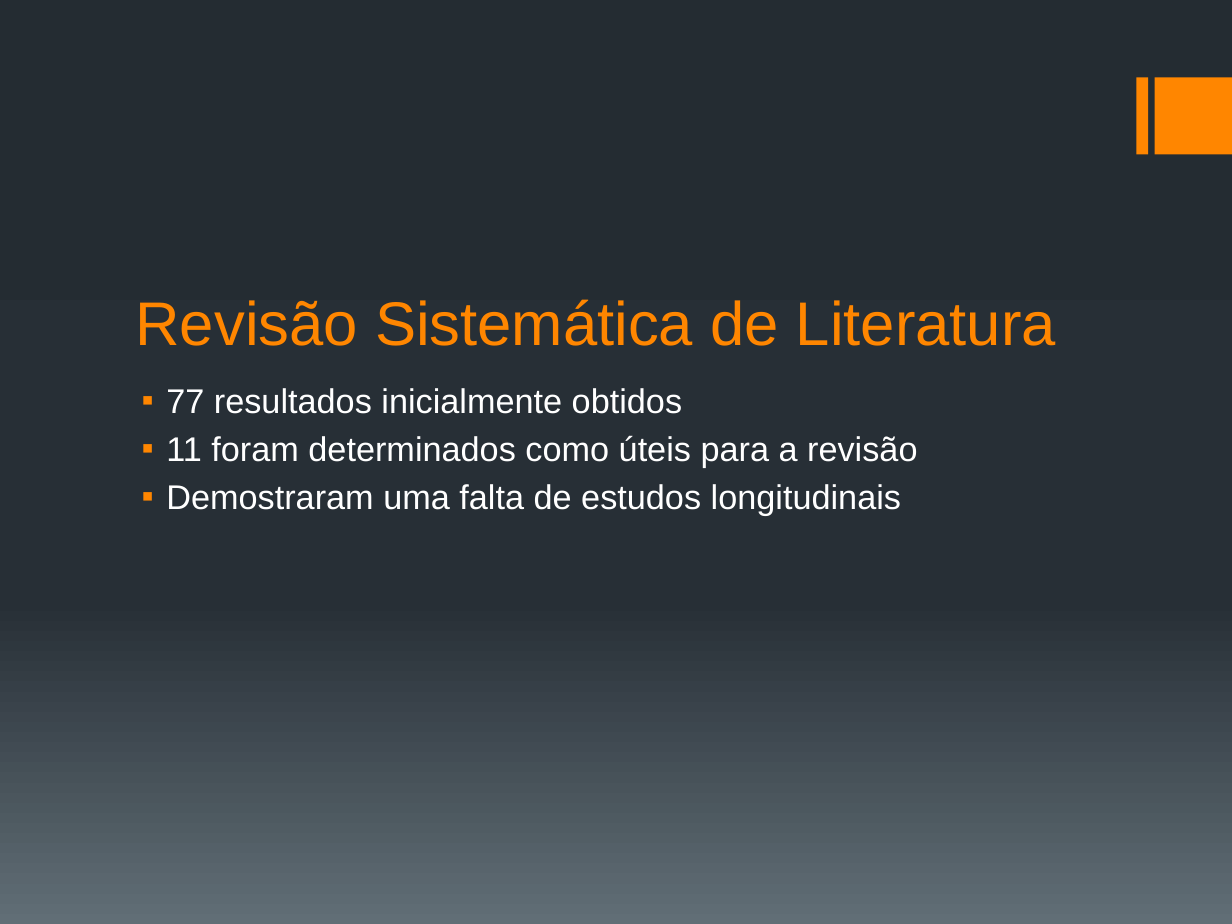
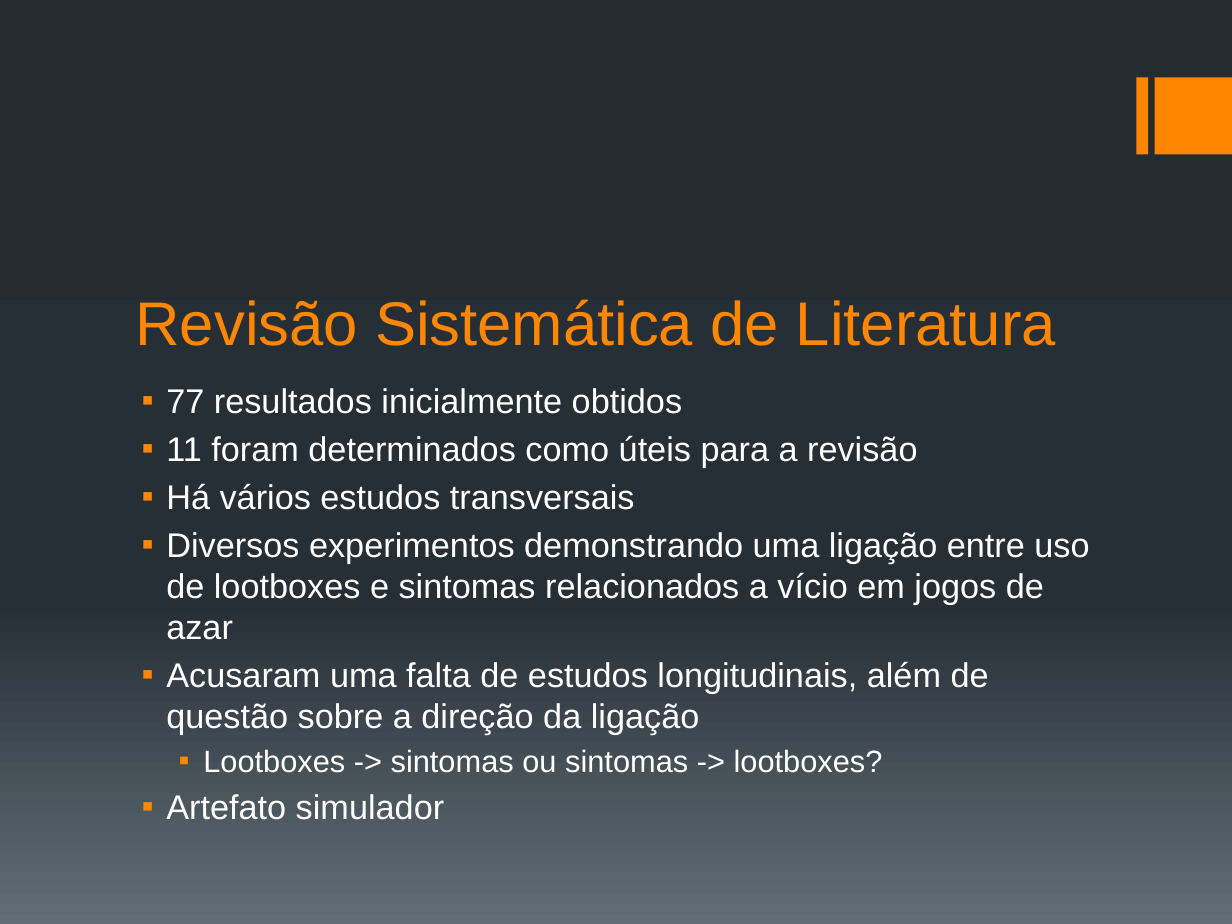
Before and after one commit to BurningBagel/TCCSimulator, a slide deck: slide 6 of ApresentaçãoTCC.pptx. Drawn at 1232x924 pixels with LibreOffice and Linux fonts; fonts in the diff are those of the drawing. Boxes give left, top, right and bottom in pixels: in the first picture for what was removed or moved away, otherwise in the second. Text is boxed around its words. In the diff, an @@ line names an element or a change of style, - is before the commit and + after.

```diff
--- a/ApresentaçãoTCC.pptx
+++ b/ApresentaçãoTCC.pptx
@@ text at <box>166,483,1089,820</box>: text changed @@
-▪ Demostraram uma falta de estudos longitudinais
+▪ Há vários estudos transversais
+▪ Diversos experimentos demonstrando uma ligação entre uso de lootboxes e sintomas relacionados a vício em jogos de azar
+▪ Acusaram uma falta de estudos longitudinais, além de questão sobre a direção da ligação
+  ▪ Lootboxes -> sintomas ou sintomas -> lootboxes?
+▪ Artefato simulador
```
Also in this commit, not shown: 23 slides added, 29 other files.
